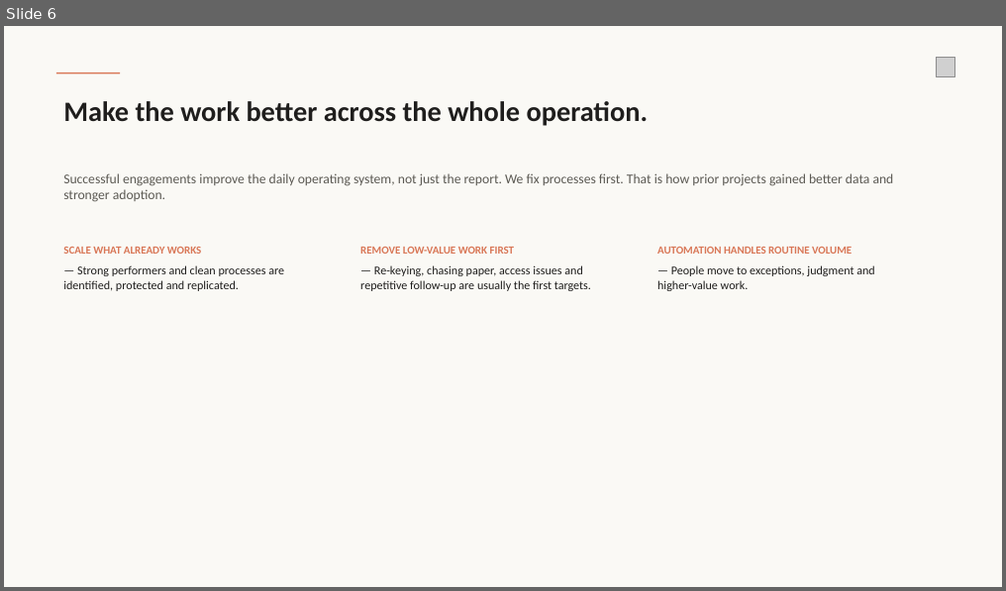
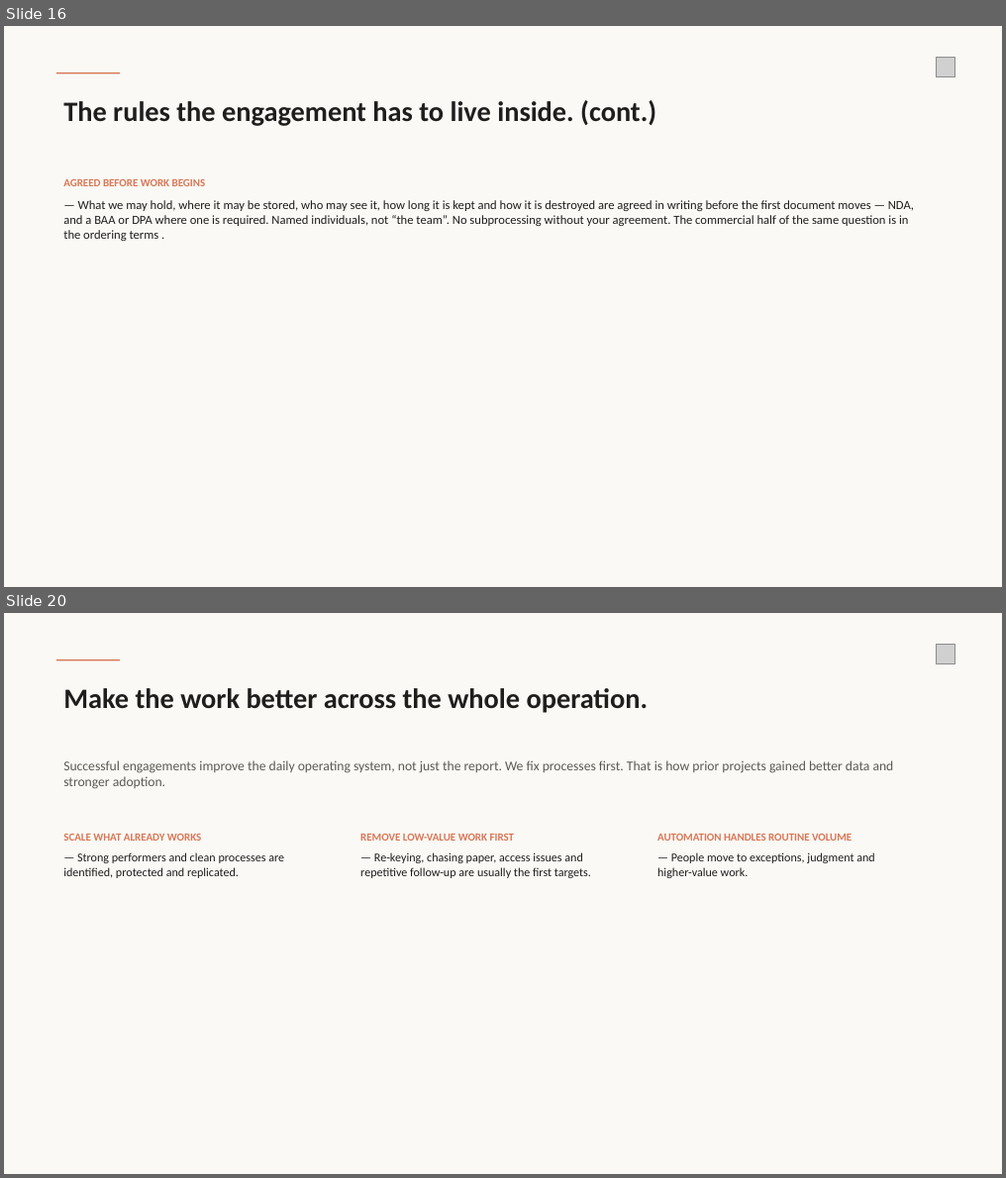
Before and after one commit to wirewalktech/AI-Extension, a slide deck: operating-review.pptx. Shown one above the other, each under a label of ours: slide 6 before the commit, slides 16 and 20 after it; the slides between them are not shown. The pictures are 1006x591 and 1006x1178 pixels, drawn with LibreOffice and Linux fonts; fonts in the diff are those of the drawing; grey boxes stand for pictures. Boxes give left, top, right and bottom in pixels: in the first picture for what was removed or moved away, otherwise in the second. Text is boxed around its words. In the diff, an @@ line names an element or a change of style, - is before the commit and + after.

```diff
--- a/operating-review.pptx
+++ b/operating-review.pptx
@@ slide 16 added at bbox=[4, 26, 1002, 587], background #FAF9F5 @@
@@ rectangle added at bbox=[56, 73, 120, 74], fill #D97757 @@
@@ picture added at bbox=[936, 58, 955, 76] @@
@@ text added at bbox=[63, 100, 656, 126], 27 pt, text #1F1E1D, bold @@
+The rules the engagement has to live inside. (cont.)
@@ text added at bbox=[63, 179, 914, 241], 12 pt, text #1F1E1D @@
+AGREED BEFORE WORK BEGINS
+— What we may hold, where it may be stored, who may see it, how long it is kept and how it is destroyed are agreed in writing before the first document moves — NDA, and a BAA or DPA where one is required. Named individuals, not “the team”. No subprocessing without your agreement. The commercial half of the same question is in the ordering terms .
@@ what was slide 6 is now slide 20 @@
```
Also in this commit, not shown: 9 slides changed, 13 other slides added, 2 other files.
